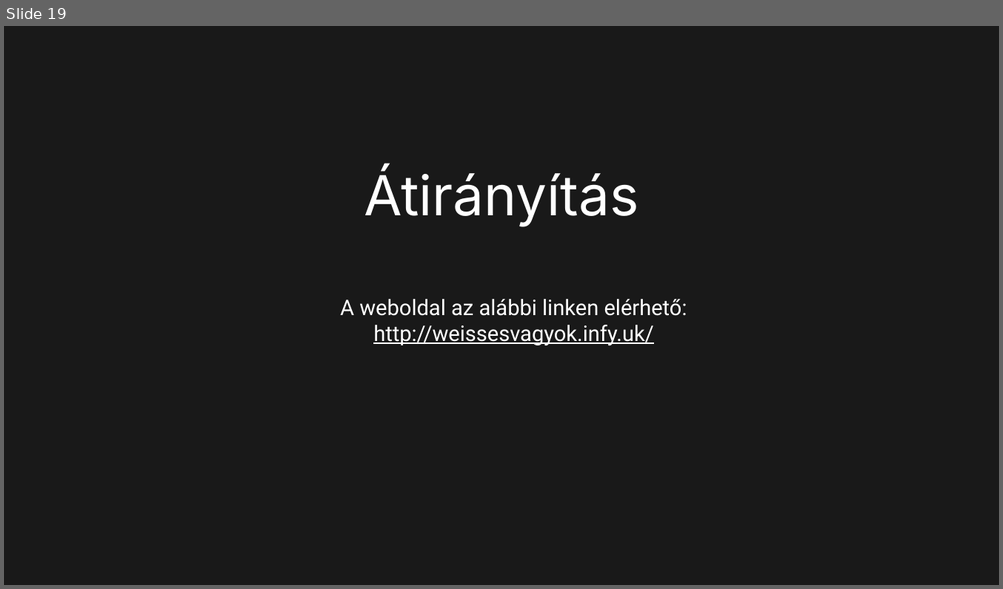
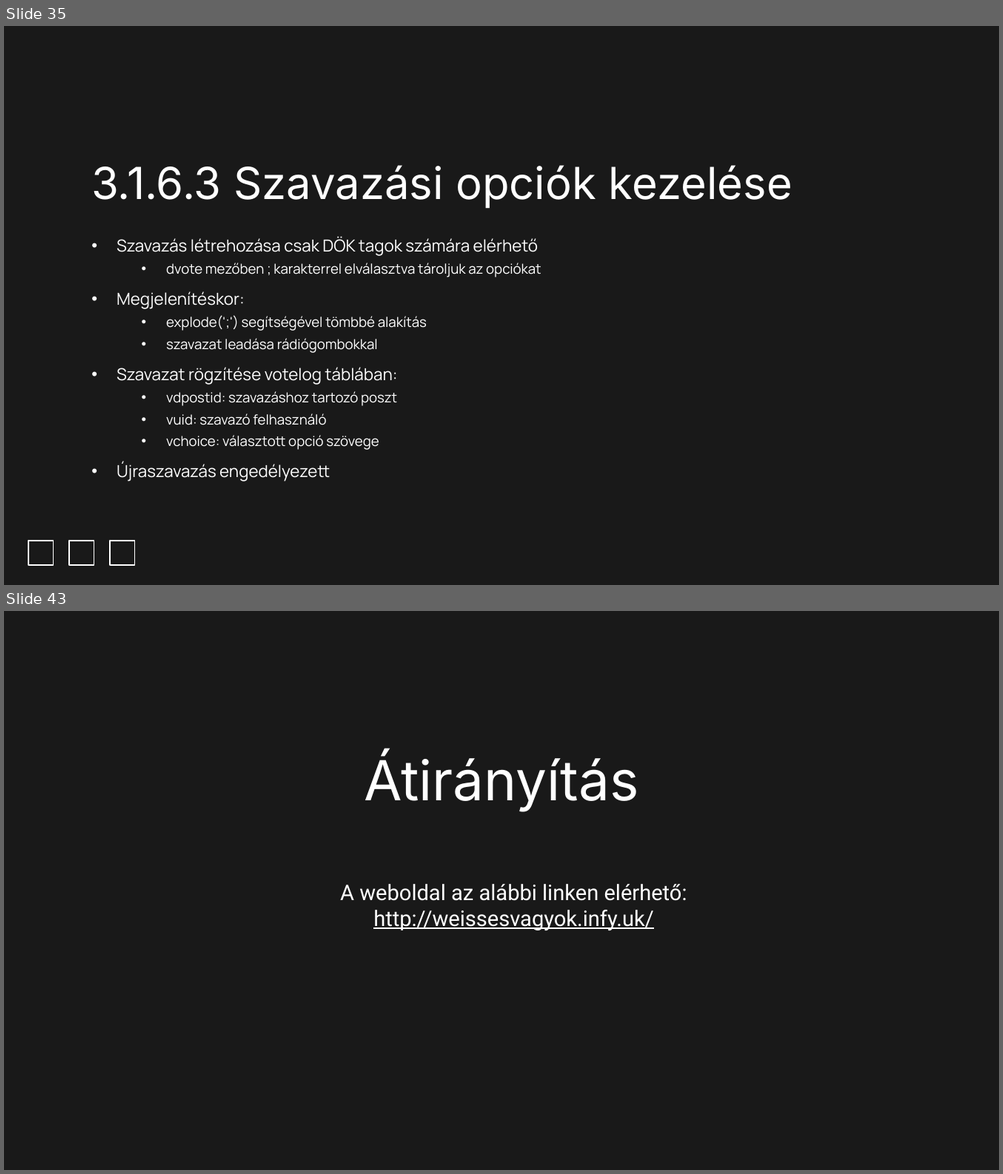
Before and after one commit to Dominik488/ViszgaRemek, a slide deck: documentation.pptx. Shown one above the other, each under a label of ours: slide 19 before the commit, slides 35 and 43 after it; the slides between them are not shown. The pictures are 1003x589 and 1003x1174 pixels, drawn with LibreOffice and Linux fonts; fonts in the diff are those of the drawing; background and template pictures are left out. Boxes give left, top, right and bottom in pixels: in the first picture for what was removed or moved away, otherwise in the second. Text is boxed around its words. In the diff, an @@ line names an element or a change of style, - is before the commit and + after.

```diff
--- a/documentation.pptx
+++ b/documentation.pptx
@@ slide 35 added at (4, 26, 999, 585), background #191919 @@
@@ title added at (91, 165, 792, 209), 32 pt, text #FFFFFF @@
+3.1.6.3 Szavazási opciók kezelése
@@ subtitle added at (116, 236, 540, 482), 10 pt, text #FFFFFF @@
+• Szavazás létrehozása csak DÖK tagok számára elérhető
+  • dvote mezőben ; karakterrel elválasztva tároljuk az opciókat
+• Megjelenítéskor:
+  • explode(';') segítségével tömbbé alakítás
+  • szavazat leadása rádiógombokkal
+• Szavazat rögzítése votelog táblában:
+  • vdpostid: szavazáshoz tartozó poszt
+  • vuid: szavazó felhasználó
+  • vchoice: választott opció szövege
+• Újraszavazás engedélyezett
@@ rectangle added at (29, 541, 54, 566), outline #FFFFFF 0.75 pt @@
@@ rectangle added at (70, 541, 94, 566), outline #FFFFFF 0.75 pt @@
@@ rectangle added at (109, 541, 134, 566), outline #FFFFFF 0.75 pt @@
@@ what was slide 19 is now slide 43 @@
```
Also in this commit, not shown: 12 slides changed, 22 other slides added, 4 slides removed.
